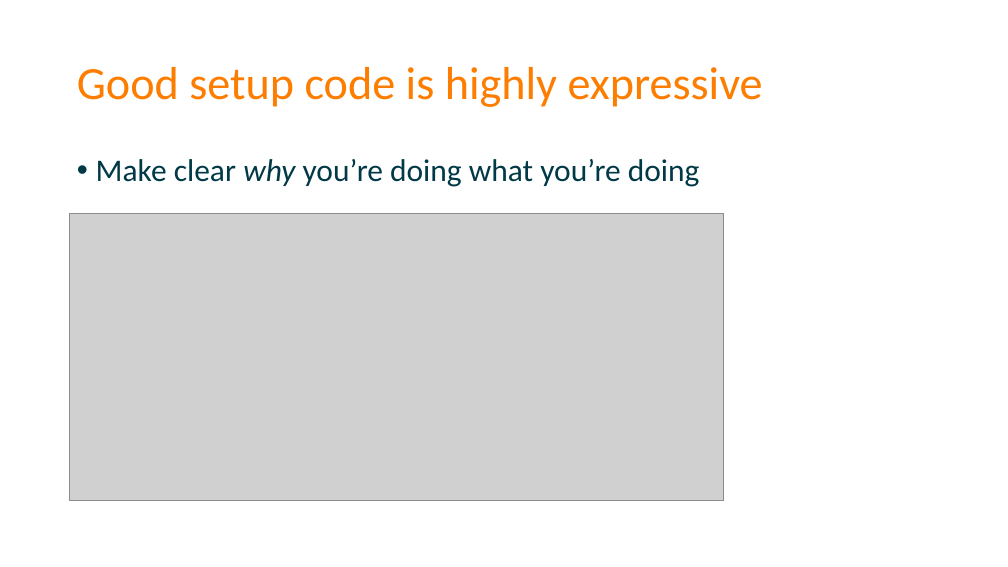
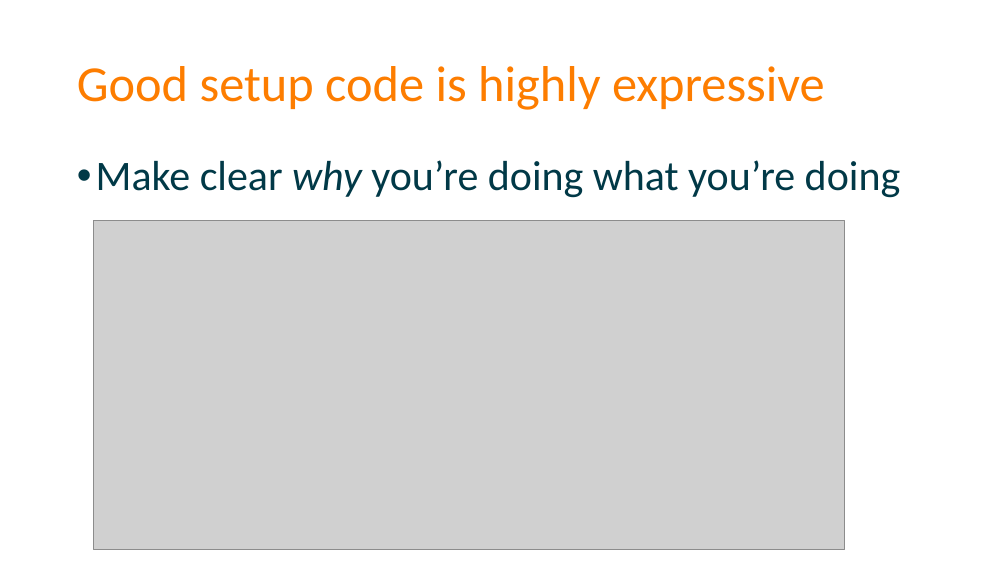
Before and after one commit to spetryjohnson/Talk-Patterns_of_Effective_Test_Setup, a slide deck: slide 30 of POETS - CodeMash 2017.pptx (slide 33 before the commit). Drawn at 1008x567 pixels with LibreOffice and Linux fonts; fonts in the diff are those of the drawing; grey boxes stand for pictures. Boxes give left, top, right and bottom in pixels: in the first picture for what was removed or moved away, otherwise in the second. Text is boxed around its words. In the diff, an @@ line names an element or a change of style, - is before the commit and + after.

Commit message:
Increasing slide font sizes (partial)

```diff
--- a/POETS - CodeMash 2017.pptx
+++ b/POETS - CodeMash 2017.pptx
@@ title "Good setup code is highly ..." at [77, 66, 825, 110]: size 44 to 48 pt @@
@@ text "Make clear why you’re doing ..." at [96, 160, 901, 198]: size 30 to 40 pt @@
@@ picture: place and size @@
-picture at [70, 213, 724, 501]
+picture at [94, 220, 845, 550]
```
Also in this commit, not shown: 69 other slides changed, 4 slides removed, 1 other file.
